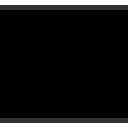
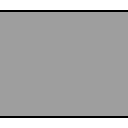
Comparing the layer stacks of the two 128 x 128 images. Changes:
added layer "Camada 6" above "Camada 3" over 0, 12, 128, 116
hid "Camada 3" over 0, 12, 128, 116
hid "Camada 4" over 0, 5, 128, 123
